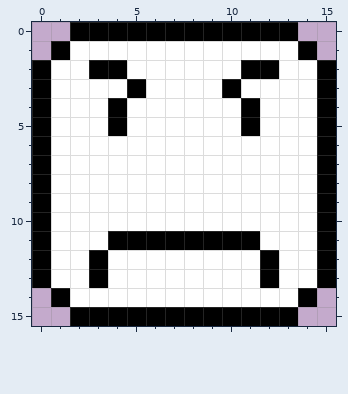
A pixel-art sprite gets an edit: res/hunter.png. Above is the file before it was changed.
The file is 64x64 pixels, drawn in blocks of 4x4; one block is one cell here.
Now the later version:
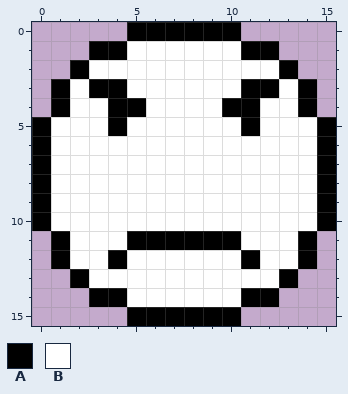
Palette (. is transparent): A #000000  B #ffffff
Difference:
Colour B becomes colour A in row 1 at x 3 to 4 and 11 to 12; in row 2 at x 2 and 13; in row 3 at x 1, 3 to 4, 11 to 12 and 14; in row 4 at x 1, 5, 10 and 14; in row 11 at x 1 and 14; in row 12 at x 1, 4, 11 and 14.
Colour B becomes colour A in row 13 at x 2 and 13; in row 14 at x 3 to 4 and 11 to 12.
Colour A becomes colour B in row 2 at x 3 to 4 and 11 to 12; in row 3 at x 5 and 10; in row 11 at x 4 and 11; in rows 12 to 13 at x 3 and 12.
Colour A is gone in row 0 at x 2 to 4 and 11 to 13; in row 1 at x 1 and 14; in rows 2 to 4 at x 0 and 15; in rows 11 to 13 at x 0 and 15; in row 14 at x 1 and 14; in row 15 at x 2 to 4 and 11 to 13.
Colour B is gone in row 1 at x 2 and 13; in row 2 at x 1 and 14; in row 13 at x 1 and 14; in row 14 at x 2 and 13.
Changed places in both pictures, as pixel boxes (x1, y1, x2, y2):
changed: (32, 22, 146, 117)
changed: (222, 22, 336, 117)
changed: (32, 231, 127, 326)
changed: (241, 231, 336, 326)
